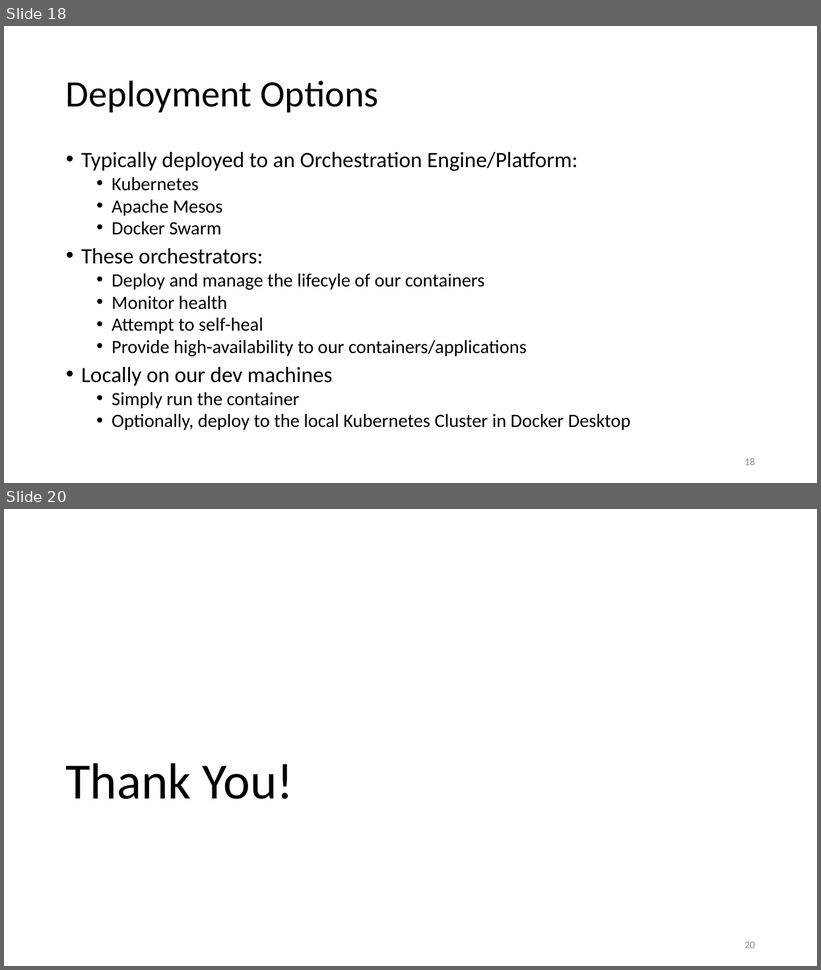
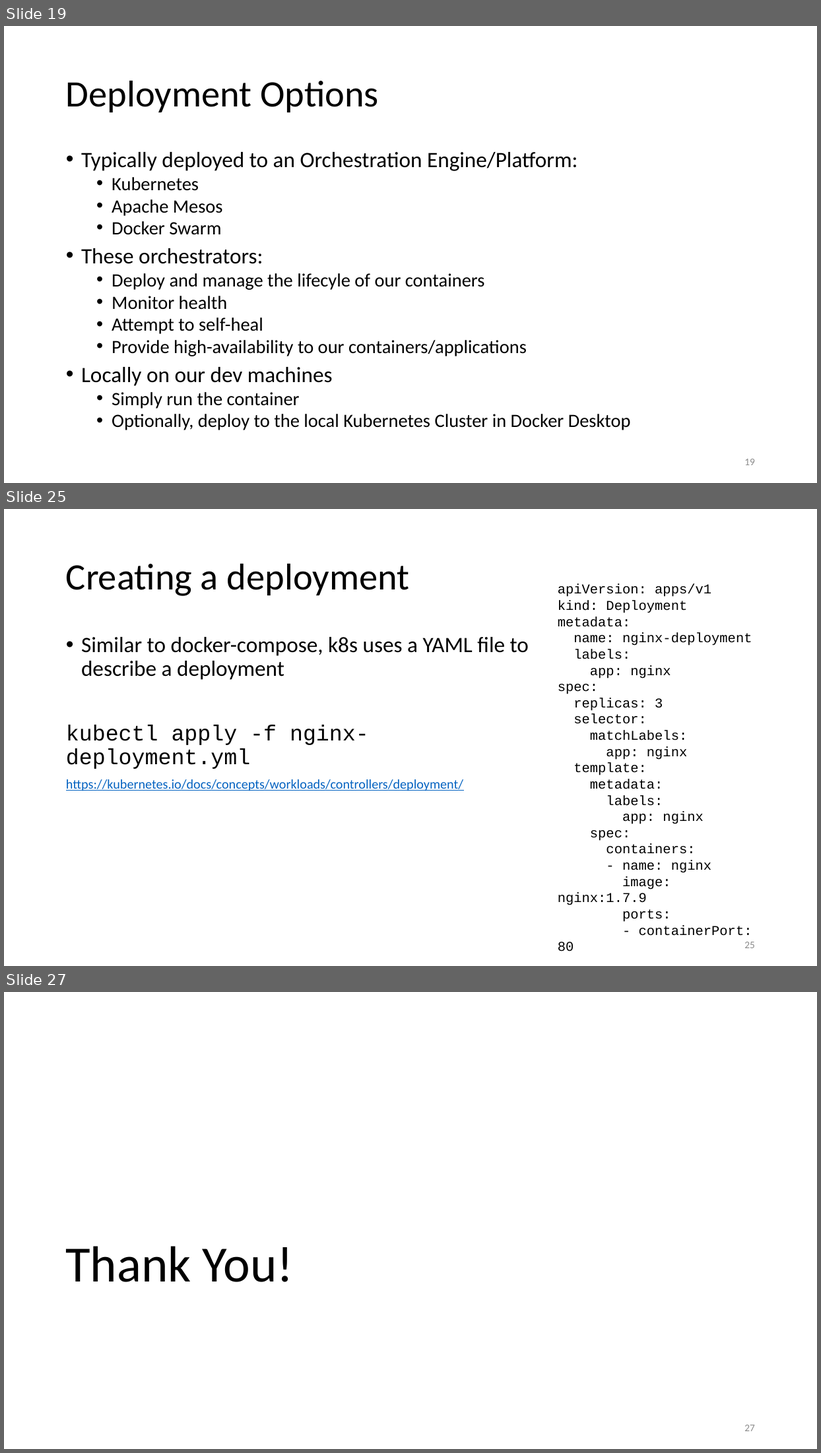
Before and after one commit to jpenniman/java-ms-training, a slide deck: slide-decks/Introduction-to-containers.pptx. Shown one above the other, each under a label of ours: slides 18 and 20 before the commit, slides 19, 25 and 27 after it; the slides between them are not shown. The pictures are 821x970 and 821x1453 pixels, drawn with LibreOffice and Linux fonts; fonts in the diff are those of the drawing; background and template pictures are left out. Boxes give left, top, right and bottom in pixels: in the first picture for what was removed or moved away, otherwise in the second. Text is boxed around its words. In the diff, an @@ line names an element or a change of style, - is before the commit and + after.

Commit message:
Kubernetes fundamentals

```diff
--- a/slide-decks/Introduction-to-containers.pptx
+++ b/slide-decks/Introduction-to-containers.pptx
@@ slide 25 added at bbox=[4, 509, 817, 966], background #FFFFFF @@
@@ title added at bbox=[66, 563, 409, 596], 44 pt, text #000000 @@
+Creating a deployment
@@ text added at bbox=[558, 584, 752, 936], 16 pt, text #000000 @@
+apiVersion: apps/v1
+kind: Deployment
+metadata:
+name: nginx-deployment
+labels:
+app: nginx
+spec:
+replicas: 3
+selector:
+matchLabels:
+app: nginx
+template:
+metadata:
+labels:
+app: nginx
+spec:
+containers:
+- name: nginx
+image: nginx:1.7.9
+ports:
+- containerPort: 80
@@ text added at bbox=[66, 637, 529, 791], 25.9 pt, text #000000 @@
+• Similar to docker-compose, k8s uses a YAML file to describe a deployment
+kubectl apply -f nginx-deployment.yml
+https://kubernetes.io/docs/concepts/workloads/controllers/deployment/
@@ page number added at bbox=[745, 942, 755, 949], 12 pt, text #8C8C8C @@
+25
@@ what was slide 18 is now slide 19 @@
@@ page number at bbox=[745, 459, 755, 466]: text changed @@
-18
+19
@@ what was slide 20 is now slide 27 @@
@@ page number at bbox=[745, 1425, 755, 1432]: text changed @@
-20
+27
```
Also in this commit, not shown: 1 slide changed, 6 other slides added.
